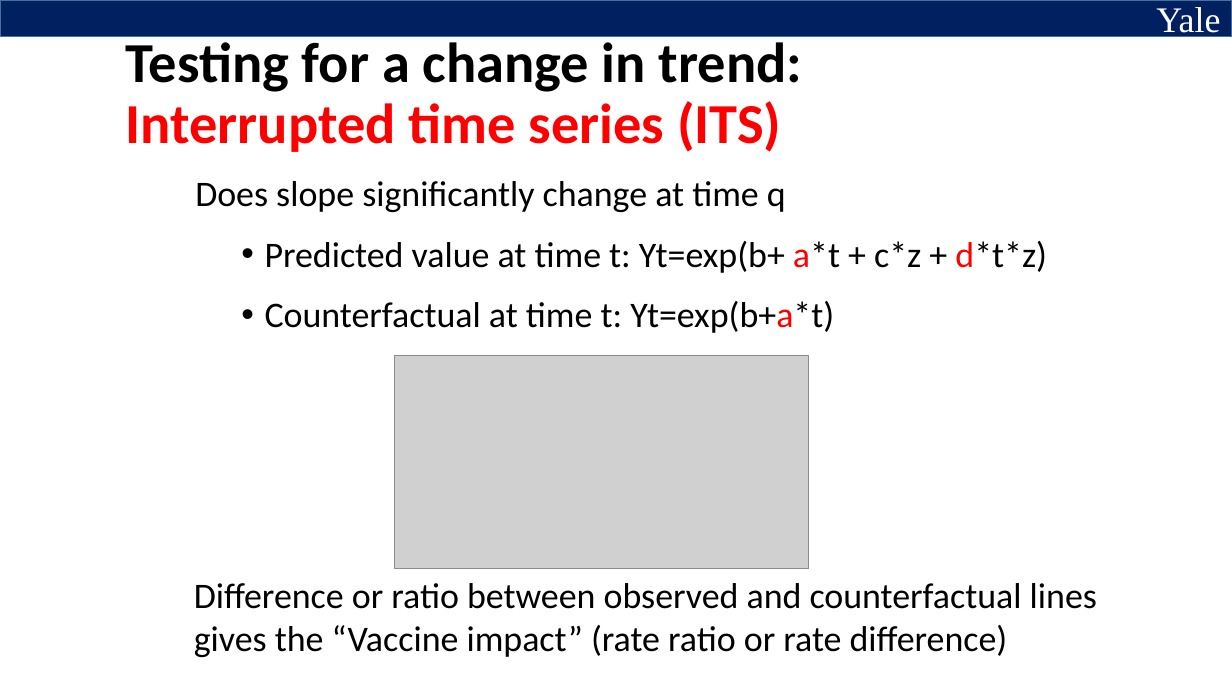
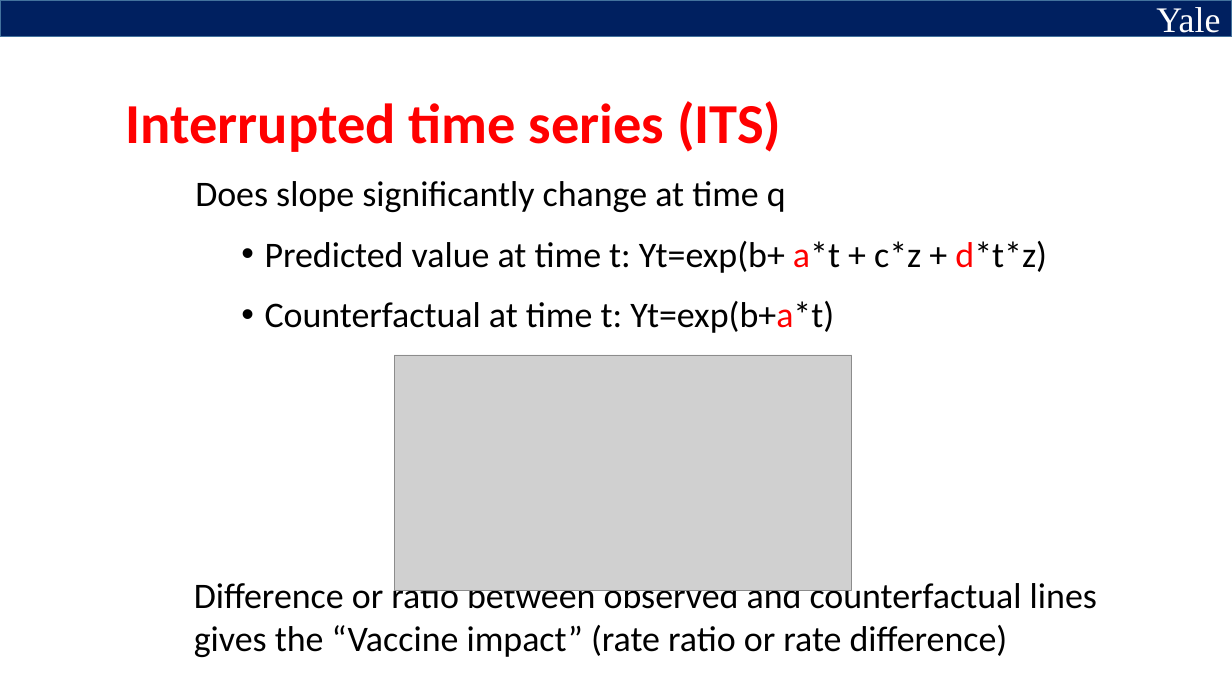
Before and after one commit to YalePublicHealthSurveillance/YaleIntroPublicHealthSurveillance.github.io, a slide deck: slide 14 of Slides/Slides for Video 3.pptx (slide 11 before the commit). Drawn at 1232x693 pixels with LibreOffice and Linux fonts; fonts in the diff are those of the drawing; grey boxes stand for pictures. Boxes give left, top, right and bottom in pixels: in the first picture for what was removed or moved away, otherwise in the second. Text is boxed around its words. In the diff, an @@ line names an element or a change of style, - is before the commit and + after.

```diff
--- a/Slides/Slides for Video 3.pptx
+++ b/Slides/Slides for Video 3.pptx
@@ text at [126,101,782,152]: text changed @@
-Testing for a change in trend:
-Interrupted time series (ITS)
+Interrupted time series (ITS)
@@ picture: place and size @@
-picture at [395,355,810,568]
+picture at [395,355,852,591]
```
Also in this commit, not shown: 8 other slides changed, 9 slides added, 1 slide removed, 1 other file.
